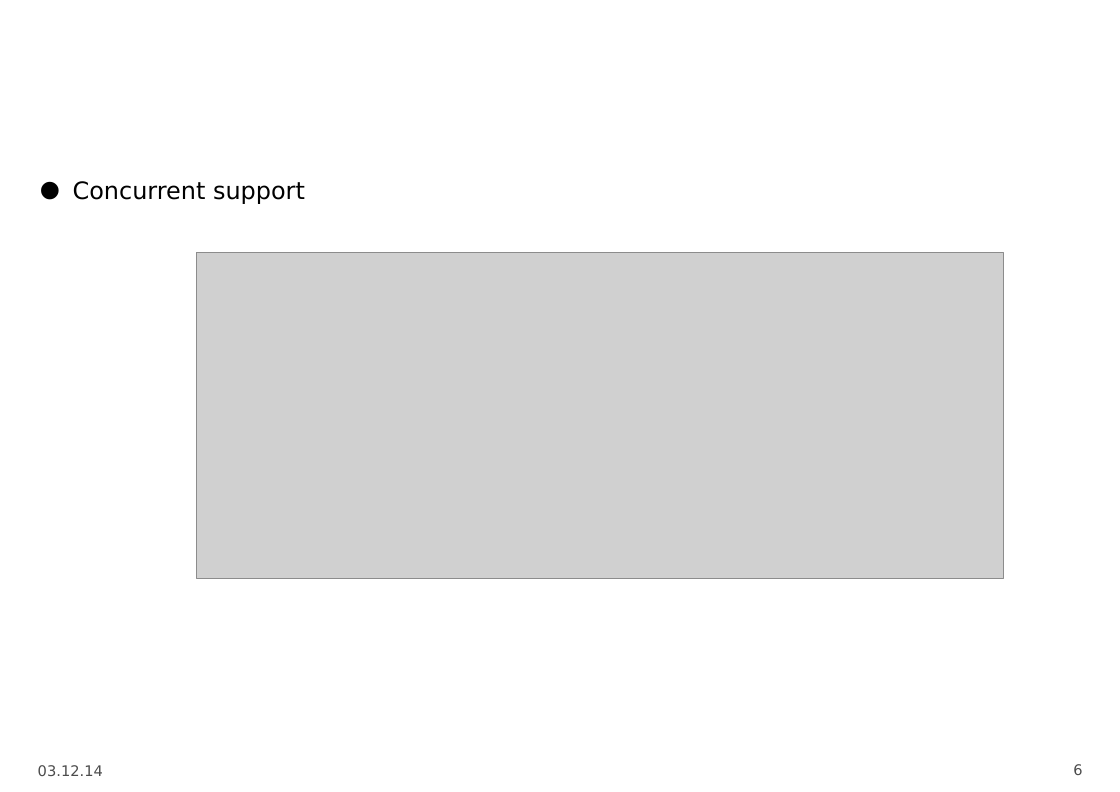
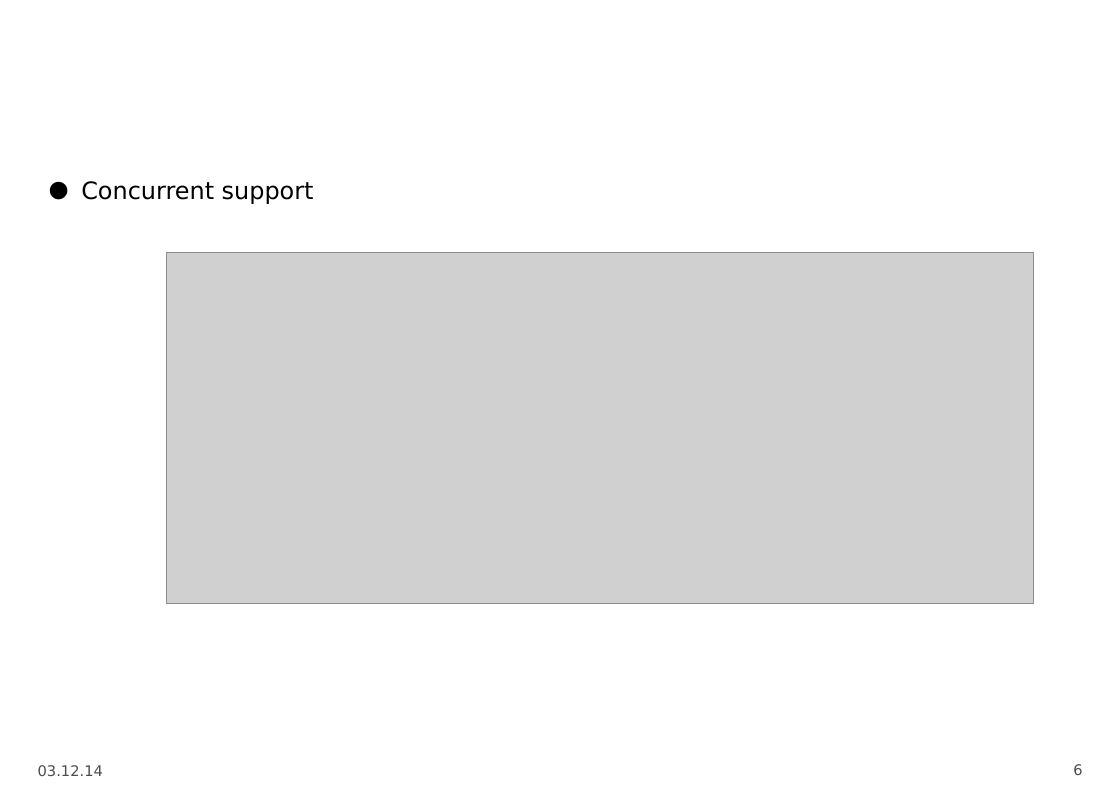
Before and after one commit to DarkToast/scala-techtalk, a slide deck: slide 6 of Scala.odp. Drawn at 1120x792 pixels with LibreOffice and Linux fonts; fonts in the diff are those of the drawing; grey boxes stand for pictures; background and template pictures are left out. Boxes give left, top, right and bottom in pixels: in the first picture for what was removed or moved away, otherwise in the second. Text is boxed around its words. In the diff, an @@ line names an element or a change of style, - is before the commit and + after.

```diff
--- a/Scala.odp
+++ b/Scala.odp
@@ text "Concurrent support" at <box>81,181,314,204</box>: indent changed @@
@@ picture: place and size @@
-picture at <box>197,253,1004,580</box>
+picture at <box>167,253,1034,604</box>
```
Also in this commit, not shown: 2 other slides changed, 3 slides added, 2 slides removed.
